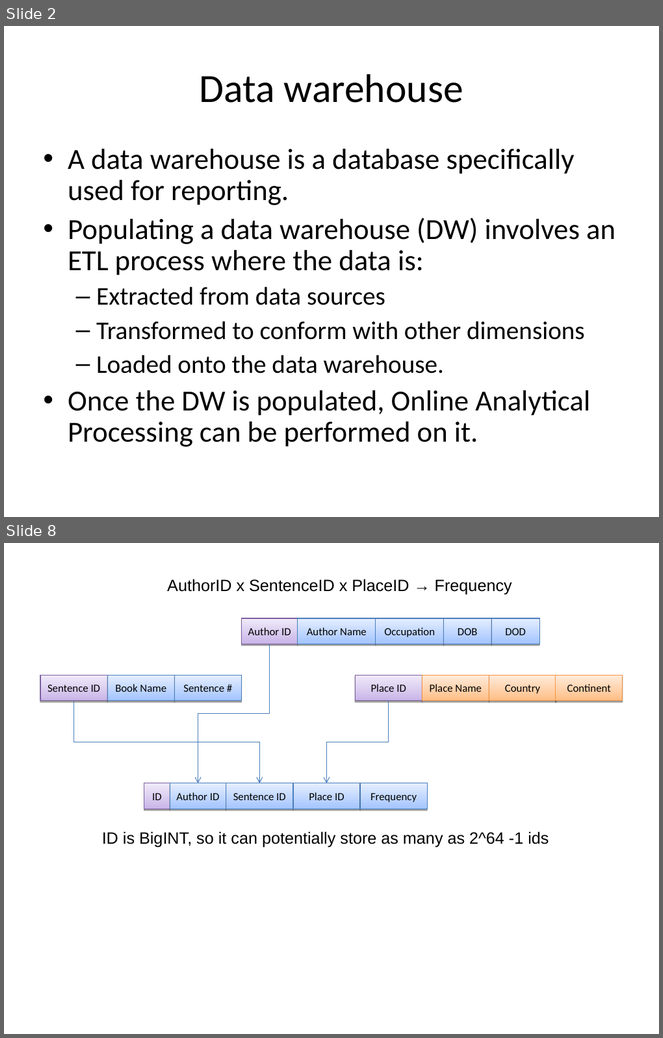
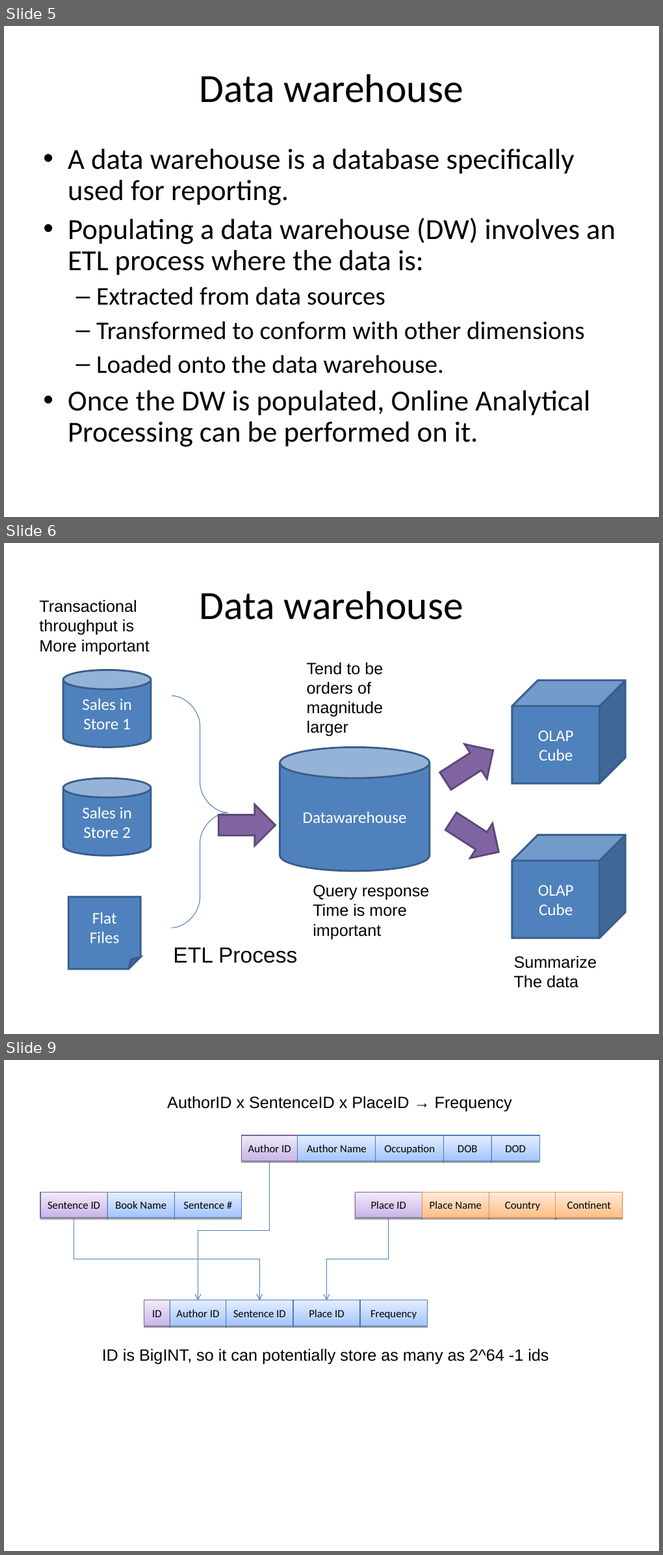
Before and after one commit to edvelezg/unb-dw, a slide deck: project/Presentation/Datawarehousing.ppt. Shown one above the other, each under a label of ours: slides 2 and 8 before the commit, slides 5, 6 and 9 after it; the slides between them are not shown. The pictures are 663x1038 and 663x1555 pixels, drawn with LibreOffice and Linux fonts; fonts in the diff are those of the drawing. Boxes give left, top, right and bottom in pixels: in the first picture for what was removed or moved away, otherwise in the second. Text is boxed around its words. In the diff, an @@ line names an element or a change of style, - is before the commit and + after.

```diff
--- a/project/Presentation/Datawarehousing.ppt
+++ b/project/Presentation/Datawarehousing.ppt
@@ slide 6 added at (x1=4, y1=543, x2=659, y2=1034), background #FFFFFF @@
@@ text added at (x1=39, y1=600, x2=150, y2=655), 18 pt, text #000000 @@
+Transactional
+throughput is
+More important
@@ title added at (x1=200, y1=591, x2=464, y2=620), 44 pt, text #000000 @@
+Data warehouse
@@ cylinder added at (x1=63, y1=670, x2=151, y2=747), fill #4F81BD, outline #385D8A 2.01 pt, 18 pt, text #FFFFFF @@
+Sales in Store 1
@@ text added at (x1=307, y1=662, x2=384, y2=737), 18 pt, text #000000 @@
+Tend to be
+orders of
+magnitude
+larger
@@ freeform shape added at (x1=172, y1=696, x2=229, y2=928), outline #4A7EBB 0.74 pt @@
@@ cube added at (x1=512, y1=681, x2=626, y2=784), fill #4F81BD, outline #385D8A 2.01 pt, 18 pt, text #FFFFFF @@
+OLAP
+Cube
@@ right arrow added at (x1=434, y1=733, x2=504, y2=799), fill #8064A2, outline #5C4776 2.01 pt @@
@@ cylinder added at (x1=280, y1=747, x2=429, y2=871), fill #4F81BD, outline #385D8A 2.01 pt, 18 pt, text #FFFFFF @@
+Datawarehouse
@@ cylinder added at (x1=63, y1=778, x2=151, y2=856), fill #4F81BD, outline #385D8A 2.01 pt, 18 pt, text #FFFFFF @@
+Sales in Store 2
@@ right arrow added at (x1=219, y1=804, x2=276, y2=846), fill #8064A2, outline #5C4776 2.01 pt @@
@@ right arrow added at (x1=440, y1=804, x2=510, y2=870), fill #8064A2, outline #5C4776 2.01 pt @@
@@ cube added at (x1=512, y1=835, x2=626, y2=938), fill #4F81BD, outline #385D8A 2.01 pt, 18 pt, text #FFFFFF @@
+OLAP
+Cube
@@ text added at (x1=313, y1=885, x2=430, y2=939), 18 pt, text #000000 @@
+Query response
+Time is more
+important
@@ folded corner added at (x1=68, y1=897, x2=140, y2=969), fill #4F81BD, outline #385D8A 2.01 pt, 18 pt, text #FFFFFF @@
+Flat
+Files
@@ text added at (x1=173, y1=948, x2=297, y2=964), 24 pt, text #000000 @@
+ETL Process
@@ text added at (x1=514, y1=956, x2=597, y2=988), 18 pt, text #000000 @@
+Summarize
+The data
@@ what was slide 2 is now slide 5 @@
@@ what was slide 8 is now slide 9 @@
```
Also in this commit, not shown: 4 slides changed, 9 other slides added, 1 slide removed.
